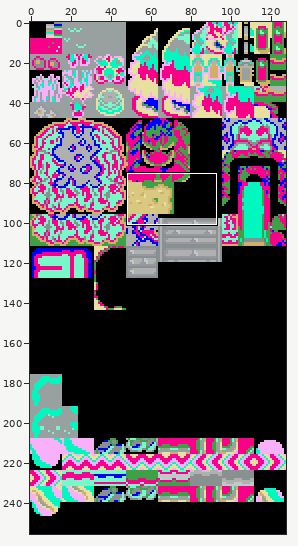
Edited in one commit: sprite sheet (resources/tilesets/0/gTileset_General_Tiles_Pal2.png). Above: a wide view before the commit, with the close-up outlined.
Close-up. Before the commit:
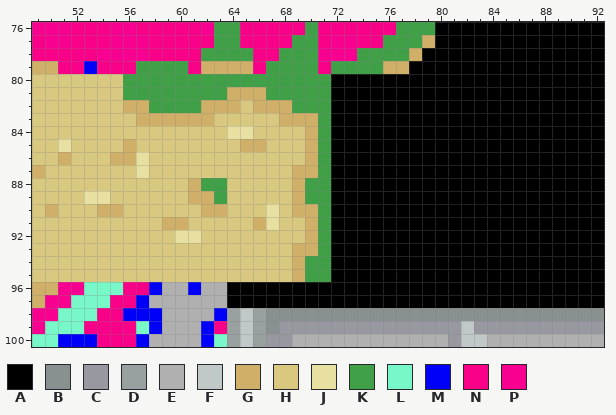
The file is 128x256 pixels. Shown: x 49..92, y 76..100.
Palette (. is transparent): A #000000  B #889090  C #9898a0  D #98a0a0  E #b0b0b0  F #c0c8c8  G #d0b068  H #d8c880  J #e8e0a0  K #40a048  L #78f8c8  M #0000f8  N #f80088  P #f80090
Pixels before, first column x 49:
 76 PPPNNNPPNNNNNPKKNNNNNKNNNNNNKKKAAAAAAAAAAAAA
 77 NPPNNNPPPNNNNNKKNNNNKKNPPNNKKKGAAAAAAAAAAAAA
 78 NNNNNPPPPNNNNKKKKNNKKKPPPKKKKGAAAAAAAAAAAAAA
 79 GGNNMNNNKKKKNGGGGNKKKKNKKKKGGAAAAAAAAAAAAAAA
 80 HHHHHHHKKKKKKKKKKKKKKKKAAAAAAAAAAAAAAAAAAAAA
 81 HHHHHHHKKKKKKKKGGGKKKKKAAAAAAAAAAAAAAAAAAAAA
 82 HHHHHHHGGKKKKGGGHGGGKKKAAAAAAAAAAAAAAAAAAAAA
 83 HHHHHHHHGGGGGGHHHHHGGGKAAAAAAAAAAAAAAAAAAAAA
 84 HHHHHHHHHHHHHHHJJHHHHGKAAAAAAAAAAAAAAAAAAAAA
 85 HHJHHHHGHHHHHHHHGGHHHGKAAAAAAAAAAAAAAAAAAAAA
 86 HHGHHHGGJHHHHHHHHHHHHGKAAAAAAAAAAAAAAAAAAAAA
 87 GHHHHHHHJHHHHHHHHHHHGGKAAAAAAAAAAAAAAAAAAAAA
 88 HHHHHHHHHHHHGKKHHHHHGKKAAAAAAAAAAAAAAAAAAAAA
 89 HHHHJJHHHHHHGGKHHHHHGKKAAAAAAAAAAAAAAAAAAAAA
 90 HGHHHGGHHHHHHGGHHHJHGGKAAAAAAAAAAAAAAAAAAAAA
 91 HHHHHHHHHHGGHHHHHGJHHGKAAAAAAAAAAAAAAAAAAAAA
 92 HHHHHHHHHHHJJHHHHHHHHGKAAAAAAAAAAAAAAAAAAAAA
 93 HHHHHHHHHHHHHHHHHHHHGGKAAAAAAAAAAAAAAAAAAAAA
 94 HHHHHHHHHHHHHHHHHHHHGKKAAAAAAAAAAAAAAAAAAAAA
 95 HHHHHHHHHHHHHHHHHHHHGKKAAAAAAAAAAAAAAAAAAAAA
 96 GGPPLLLNNMEEMEEAAAAAAAAAAAAAAAAAAAAAAAAAAAAA
 97 GPPLLLNNMEEEEEEAAAAAAAAAAAAAAAAAAAAAAAAAAAAA
 98 PPLLLNNMMMEEEEMDFDBBBBBBBBBBBBBBBBBBBBBBBBBB
 99 PLLLNNNNLMEEEMNDFDBCCCCCCCCCCCCCCFCCCCCCCCCC
100 LLMMMNNNMEEEEMLDFDCCEEEEEEEEEEEECFFEEEEEEEEE
New version:
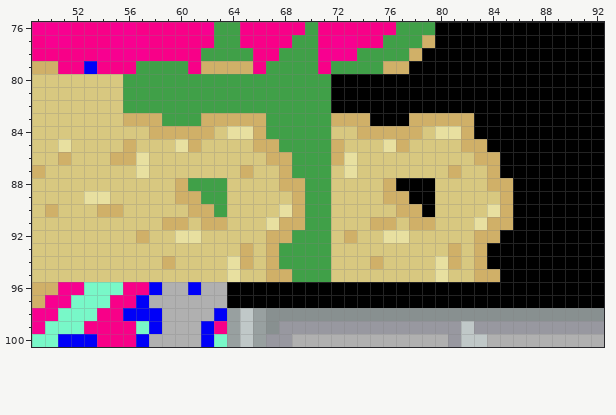
The exact change:
Colour A gives way to colour G in row 83 at x 72 to 74 and 78 to 82; in row 84 at x 74 to 78 and 82; in row 85 at x 72, 77 and 82 to 83; in row 86 at x 72 and 83 to 84; in row 87 at x 81 and 84; in row 88 at x 76 and 84 to 85.
Colour A gives way to colour G in row 89 at x 76 to 77 and 85; in row 90 at x 77 to 78 and 85; in row 91 at x 75 to 76, 78 to 79 and 84 to 85; in row 92 at x 73 and 83 to 84; in row 93 at x 81 and 83; in row 94 at x 75, 81 and 83.
Colour A gives way to colour G in row 95 at x 83 to 84.
Colour H gives way to colour G in row 83 at x 56 and 63 to 66; in row 84 at x 58 to 62 and 66; in row 85 at x 61 and 67; in row 86 at x 67 to 68; in row 87 at x 65 and 68; in row 88 at x 60 and 68.
Colour H gives way to colour G in row 89 at x 60; in row 90 at x 61; in row 91 at x 62 to 63 and 68 to 69; in row 92 at x 57 and 67 to 68; in row 93 at x 65 and 67; in row 94 at x 59, 65 and 67.
Colour H gives way to colour G in row 95 at x 67 to 68.
Colour A gives way to colour H in row 84 at x 72 to 73 and 79; in row 85 at x 73 to 75 and 78 to 81; in row 86 at x 74 to 82; in row 87 at x 72, 74 to 80 and 82 to 83; in row 88 at x 72 to 75 and 80 to 83; in row 89 at x 72 to 75 and 80 to 84.
Colour A gives way to colour H in row 90 at x 72 to 76 and 80 to 83; in row 91 at x 72 to 74, 77 and 80 to 82; in row 92 at x 72, 74 to 75 and 78 to 82; in row 93 at x 72 to 80 and 82; in row 94 at x 72 to 74, 76 to 79 and 82; in row 95 at x 72 to 79 and 81 to 82.
Colour G gives way to colour H in row 85 at x 65; in row 91 at x 66.
Colour J gives way to colour H in row 90 at x 67.
Colour A gives way to colour J in row 84 at x 80 to 81; in row 85 at x 76; in rows 86 to 87 at x 73; in row 90 at x 84; in row 91 at x 83; in row 92 at x 76 to 77.
Colour A gives way to colour J in rows 94 to 95 at x 80.
Colour H gives way to colour J in row 85 at x 60; in row 90 at x 68; in rows 94 to 95 at x 64.
Colour G gives way to colour K in row 81 at x 64 to 66; in row 82 at x 56 to 57, 62 to 64 and 66 to 68; in row 83 at x 59 to 61 and 68 to 70; in rows 84 to 86 at x 70; in row 87 at x 69 to 70; in row 88 at x 61.
Colour G gives way to colour K in row 89 at x 62; in row 90 at x 63 and 70; in rows 91 to 92 at x 70; in row 93 at x 69 to 70; in rows 94 to 95 at x 69.
Colour H gives way to colour K in row 82 at x 65; in row 83 at x 67; in row 84 at x 67 to 69; in row 85 at x 68 to 69; in row 86 at x 69; in row 92 at x 69.
Colour H gives way to colour K in rows 93 to 94 at x 68.
Changed places in both close-ups, as pixel boxes (x1, y1, x2, y2):
changed: (123, 87, 513, 282)
